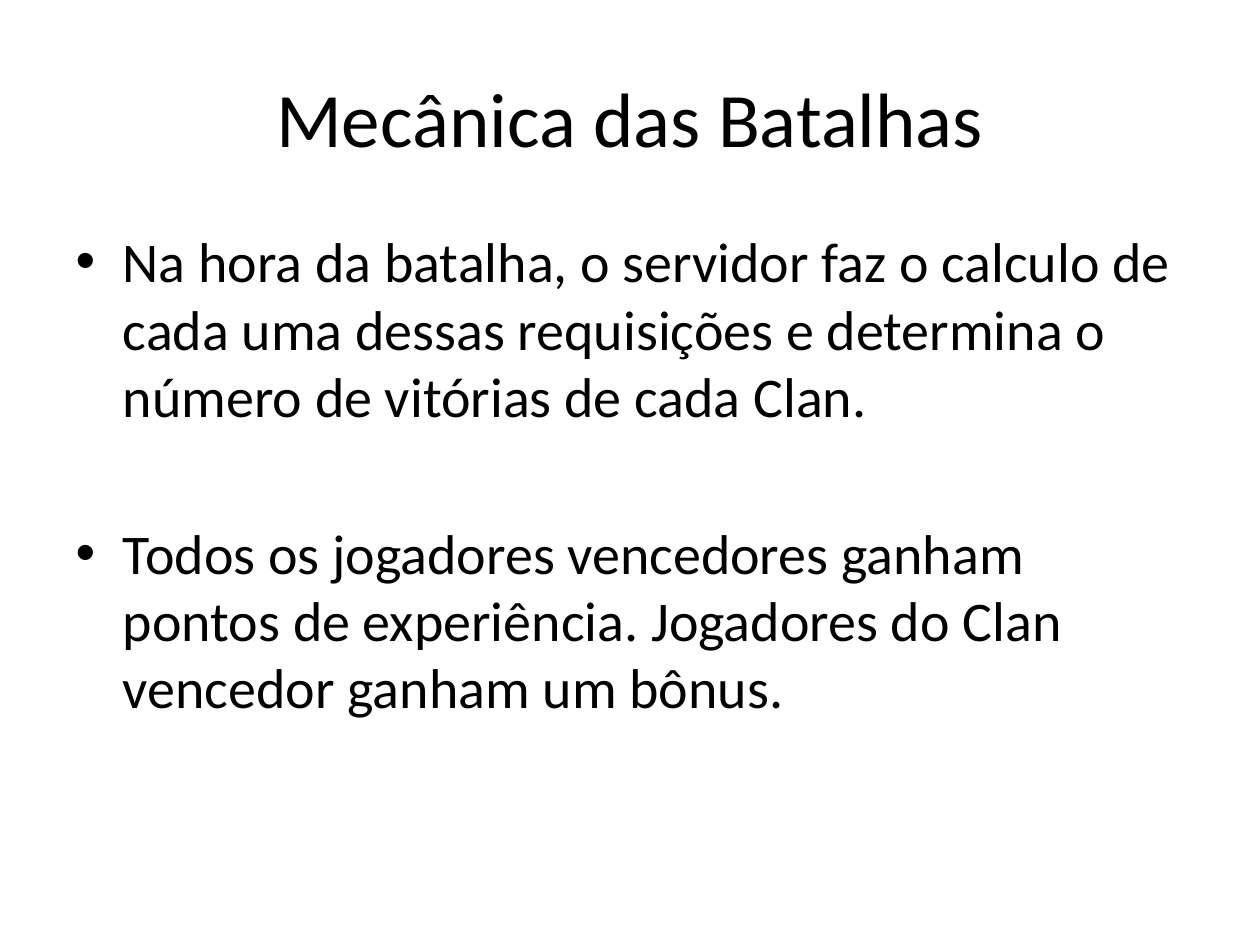
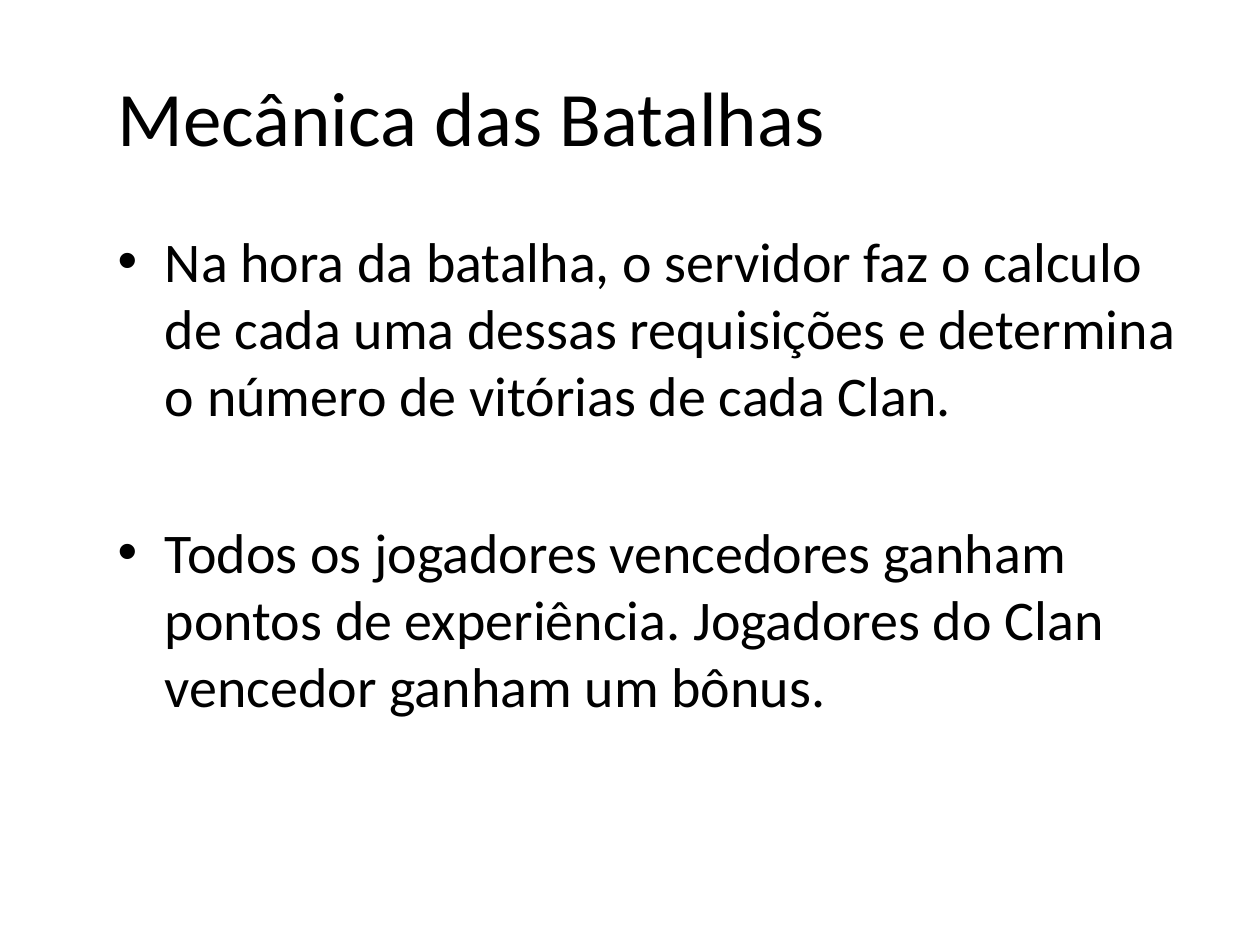
Before and after one commit to stockrt/InvisibleBattlefields, a slide deck: slide 11 of Documents/apresentacao.pptx. Drawn at 1260x945 pixels with LibreOffice and Linux fonts; fonts in the diff are those of the drawing; background and template pictures are left out. Boxes give left, top, right and bottom in pixels: in the first picture for what was removed or moved away, otherwise in the second. Text is boxed around its words. In the diff, an @@ line names an element or a change of style, - is before the commit and + after.

```diff
--- a/Documents/apresentacao.pptx
+++ b/Documents/apresentacao.pptx
@@ title "Mecânica das Batalhas": place and size @@
-title "Mecânica das Batalhas" at [276,93,983,148]
+title "Mecânica das Batalhas" at [118,92,825,147]
@@ title "Mecânica das Batalhas" at [118,92,825,147]: alignment centre to left @@
@@ text "Na hora da batalha, o ..." rewrapped from [123,243,1169,718] to [165,243,1175,717] @@
```
Also in this commit, not shown: 28 other slides changed, 5 slides added, 1 slide removed.
